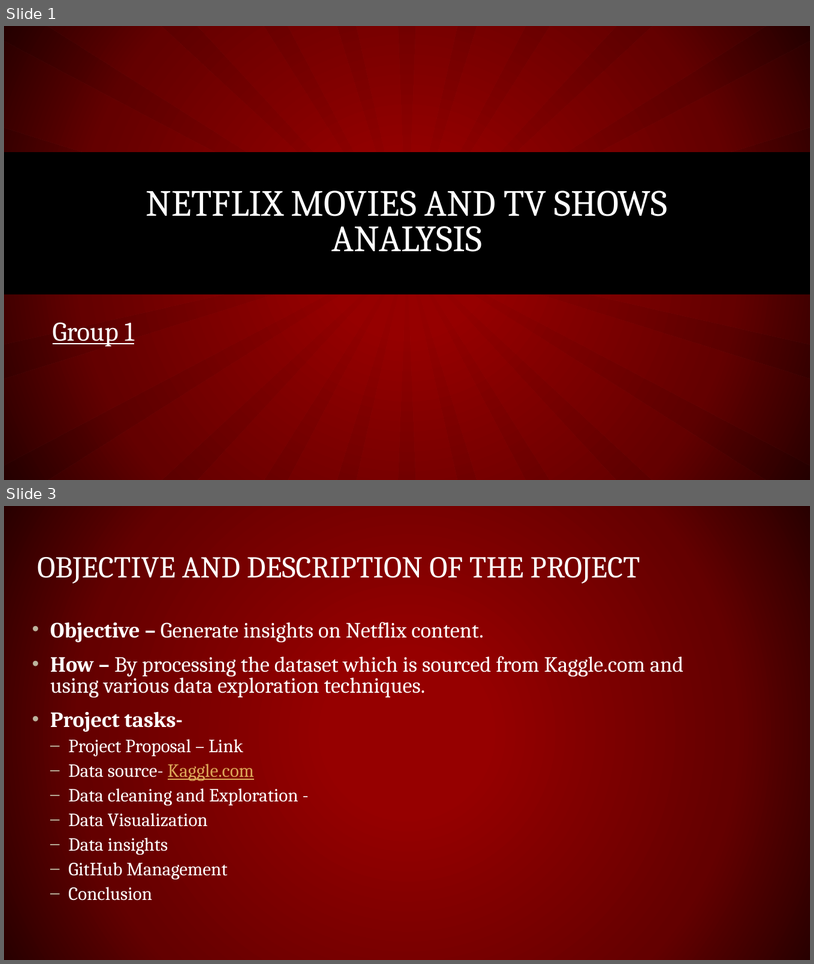
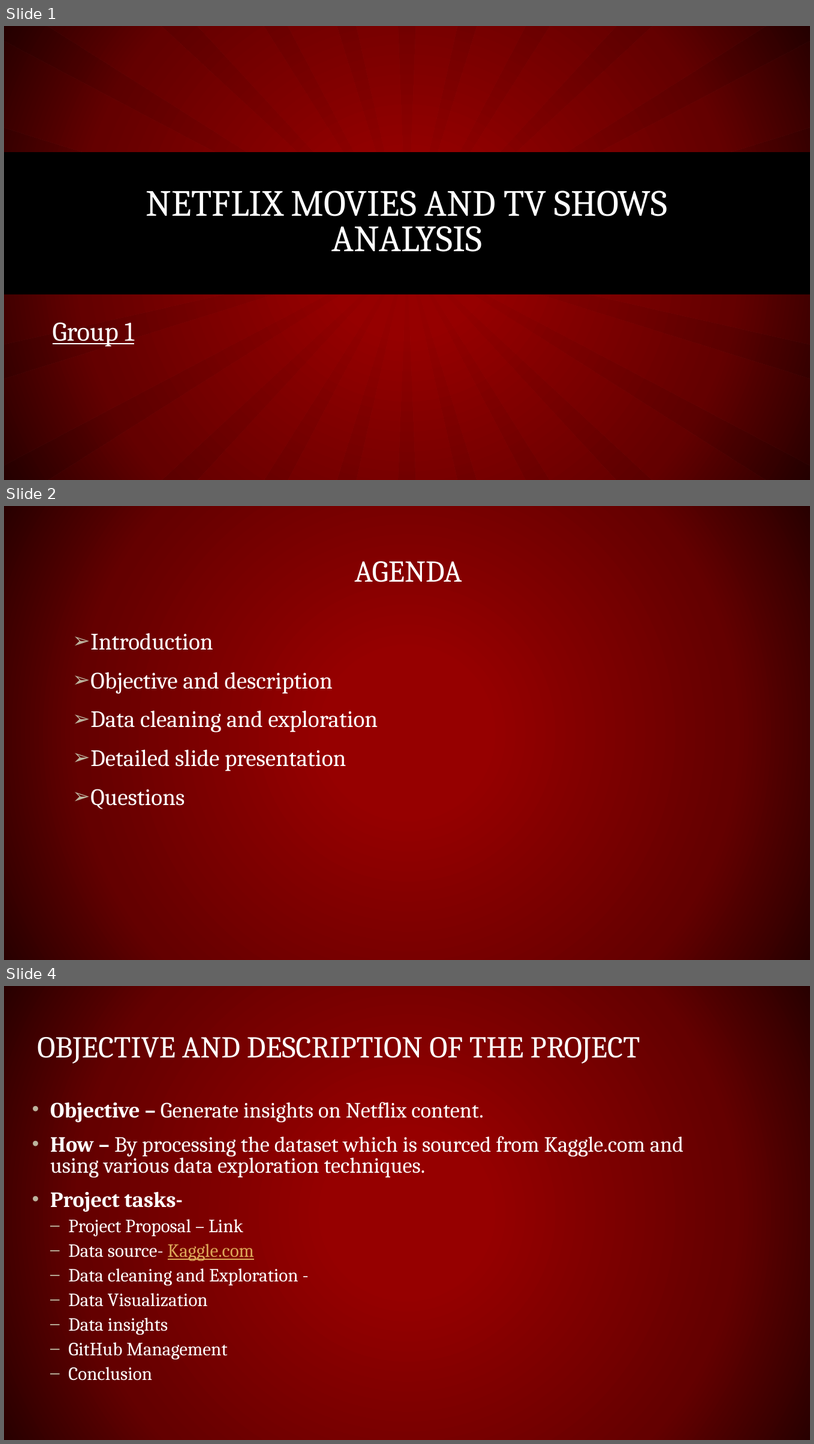
Before and after one commit to guptga/NetFlix-Movies-and-TV-Shows-Analysis, a slide deck: NETFLIX MOVIES AND TV SHOWS ANALYSIS.pptx. Shown one above the other, each under a label of ours: slides 1 and 3 before the commit, slides 1, 2 and 4 after it; the slides between them are not shown. The pictures are 814x964 and 814x1444 pixels, drawn with LibreOffice and Linux fonts; fonts in the diff are those of the drawing; background and template pictures are left out. Boxes give left, top, right and bottom in pixels: in the first picture for what was removed or moved away, otherwise in the second. Text is boxed around its words. In the diff, an @@ line names an element or a change of style, - is before the commit and + after.

```diff
--- a/NETFLIX MOVIES AND TV SHOWS ANALYSIS.pptx
+++ b/NETFLIX MOVIES AND TV SHOWS ANALYSIS.pptx
@@ slide 2 added at (4,506,810,960), background gradient #960000 to #650000 to #290000 @@
@@ title added at (355,561,462,582), 36 pt, text #FFFFFF @@
+AGENDA
@@ text added at (90,633,378,809), 28 pt, text #FFFFFF @@
+➢ Introduction
+➢ Objective and description
+➢ Data cleaning and exploration
+➢ Detailed slide presentation
+➢ Questions
@@ what was slide 3 is now slide 4 @@
```
Also in this commit, not shown: 8 slides changed, 3 other slides added, 1 slide removed, 1 other file.
